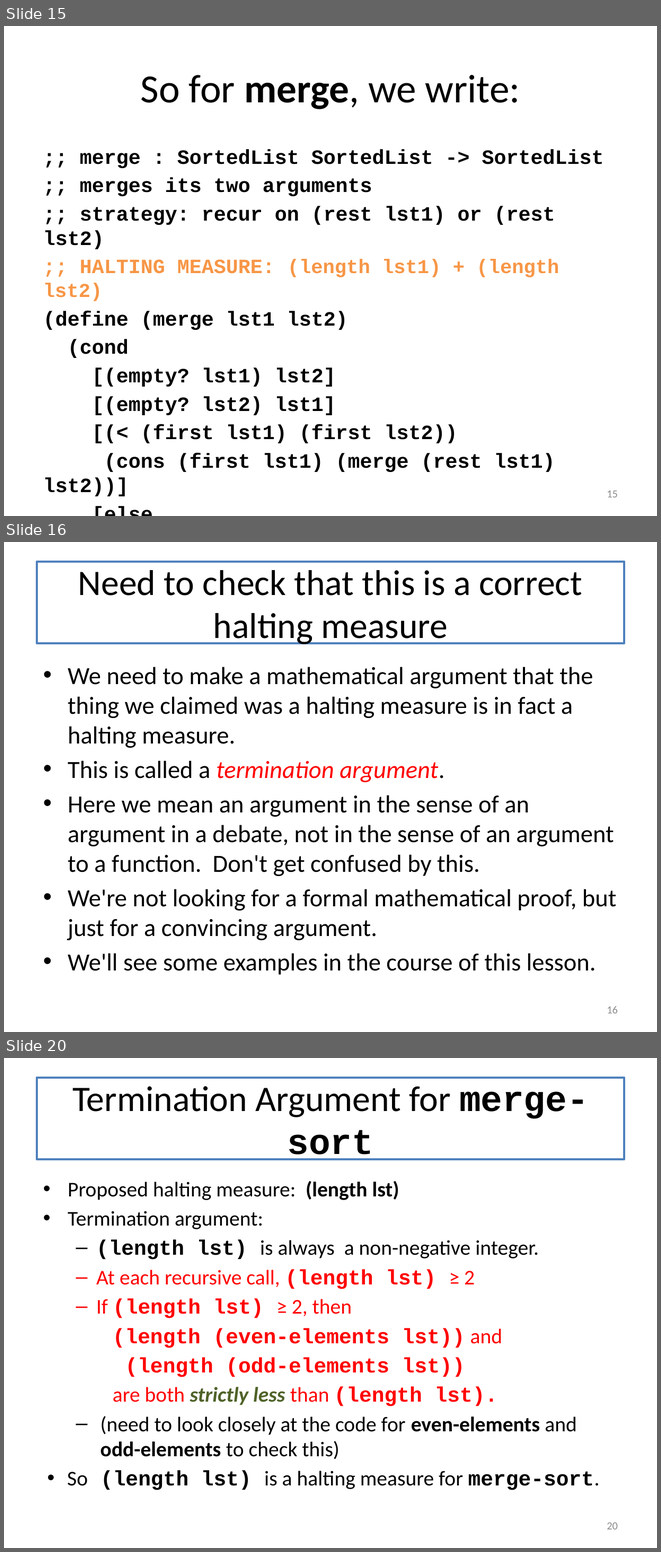
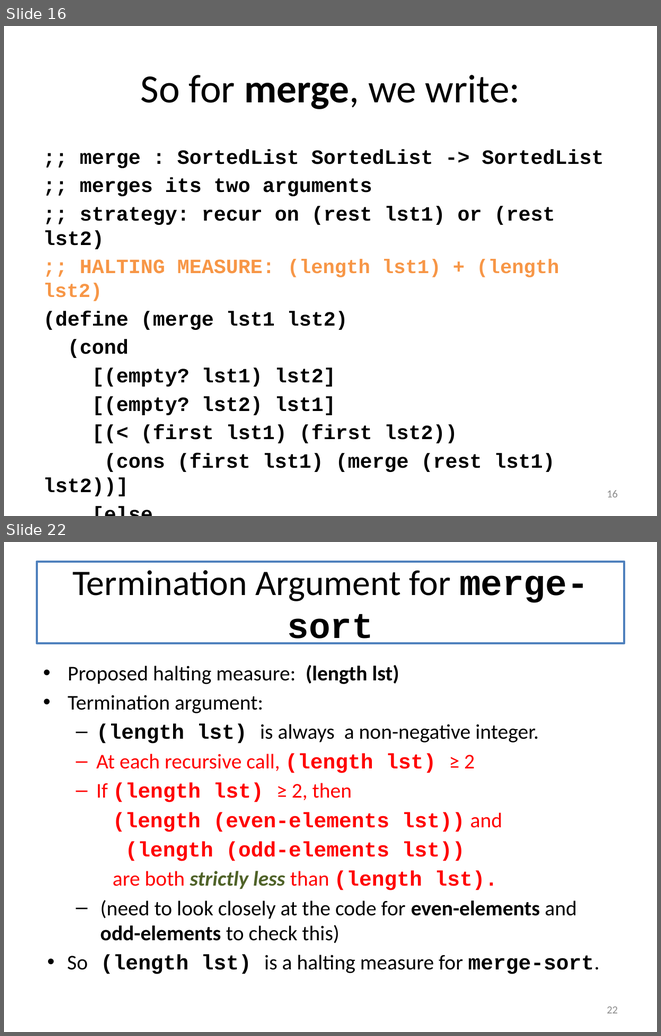
Before and after one commit to mwand/cs5010f17, a slide deck: Slides/Lesson 8.1-8.2 General Recursion.pptx. Shown one above the other, each under a label of ours: slides 15, 16 and 20 before the commit, slides 16 and 22 after it; the slides between them are not shown. The pictures are 661x1552 and 661x1036 pixels, drawn with LibreOffice and Linux fonts; fonts in the diff are those of the drawing. Boxes give left, top, right and bottom in pixels: in the first picture for what was removed or moved away, otherwise in the second. Text is boxed around its words. In the diff, an @@ line names an element or a change of style, - is before the commit and + after.

```diff
--- a/Slides/Lesson 8.1-8.2 General Recursion.pptx
+++ b/Slides/Lesson 8.1-8.2 General Recursion.pptx
@@ slide 16 removed at (x1=4, y1=542, x2=657, y2=1032), background #FFFFFF @@
@@ title removed at (x1=37, y1=562, x2=624, y2=643) @@
-Need to check that this is a correct halting measure
@@ text removed at (x1=68, y1=667, x2=616, y2=974) @@
-• We need to make a mathematical argument that the thing we claimed was a halting measure is in fact a halting measure.
-• This is called a termination argument.
-• Here we mean an argument in the sense of an argument in a debate, not in the sense of an argument to a function. Don't get confused by this.
-• We're not looking for a formal mathematical proof, but just for a convincing argument.
-• We'll see some examples in the course of this lesson.
@@ page number removed at (x1=607, y1=1006, x2=618, y2=1013) @@
-16
@@ what was slide 15 is now slide 16 @@
@@ page number at (x1=607, y1=490, x2=618, y2=497): text changed @@
-15
+16
@@ what was slide 20 is now slide 22 @@
@@ page number at (x1=607, y1=1006, x2=618, y2=1013): text changed @@
-20
+22
```
Also in this commit, not shown: 4 slides changed, 3 slides added.
